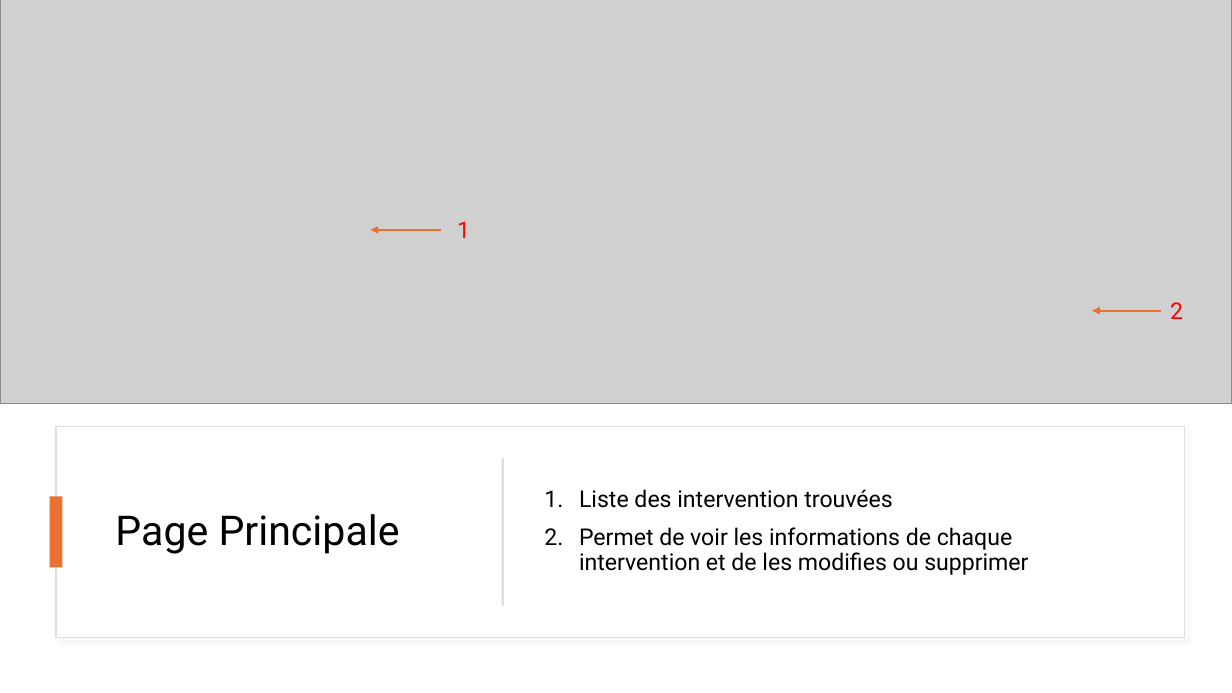
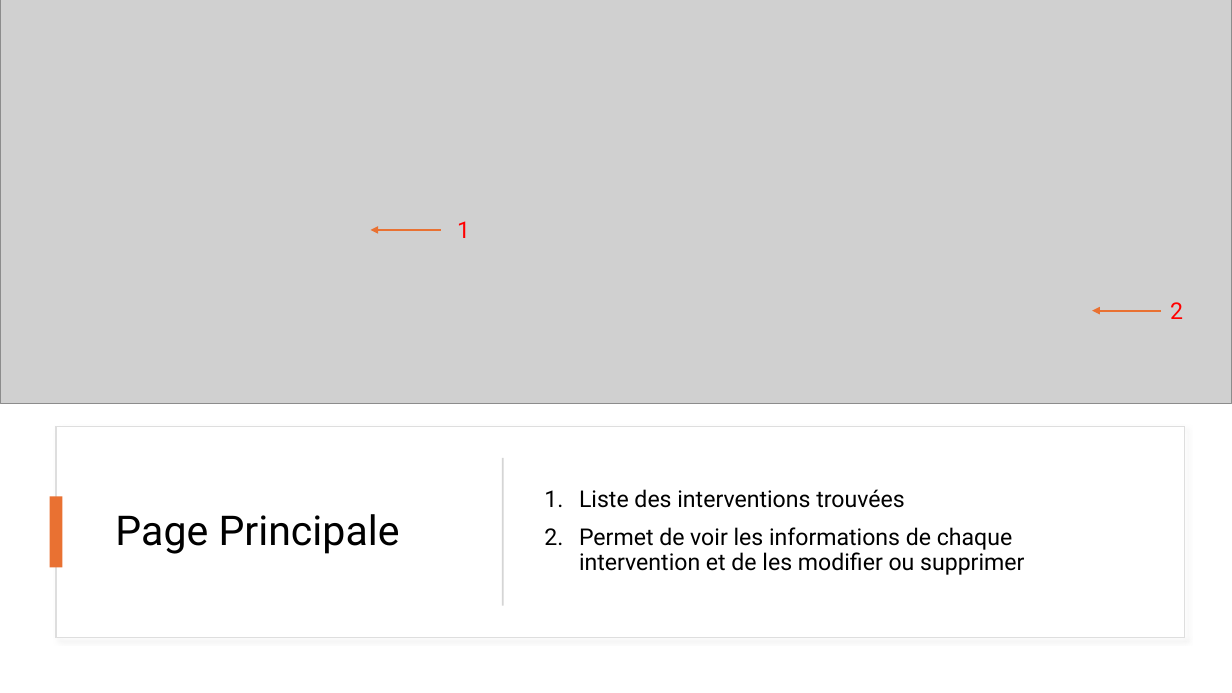
Before and after one commit to maiiro0/EnseignementSuperieur, a slide deck: slide 7 of ressources/Guide Utilisateur.pptx. Drawn at 1232x693 pixels with LibreOffice and Linux fonts; fonts in the diff are those of the drawing; grey boxes stand for pictures. Boxes give left, top, right and bottom in pixels: in the first picture for what was removed or moved away, otherwise in the second. Text is boxed around its words. In the diff, an @@ line names an element or a change of style, - is before the commit and + after.

```diff
--- a/ressources/Guide Utilisateur.pptx
+++ b/ressources/Guide Utilisateur.pptx
@@ text at [579, 489, 1024, 575]: text changed @@
-1. Liste des intervention trouvées
-2. Permet de voir les informations de chaque intervention et de les modifies ou supprimer
+1. Liste des interventions trouvées
+2. Permet de voir les informations de chaque intervention et de les modifier ou supprimer
```
Also in this commit, not shown: 6 other slides changed, 1 other file.
